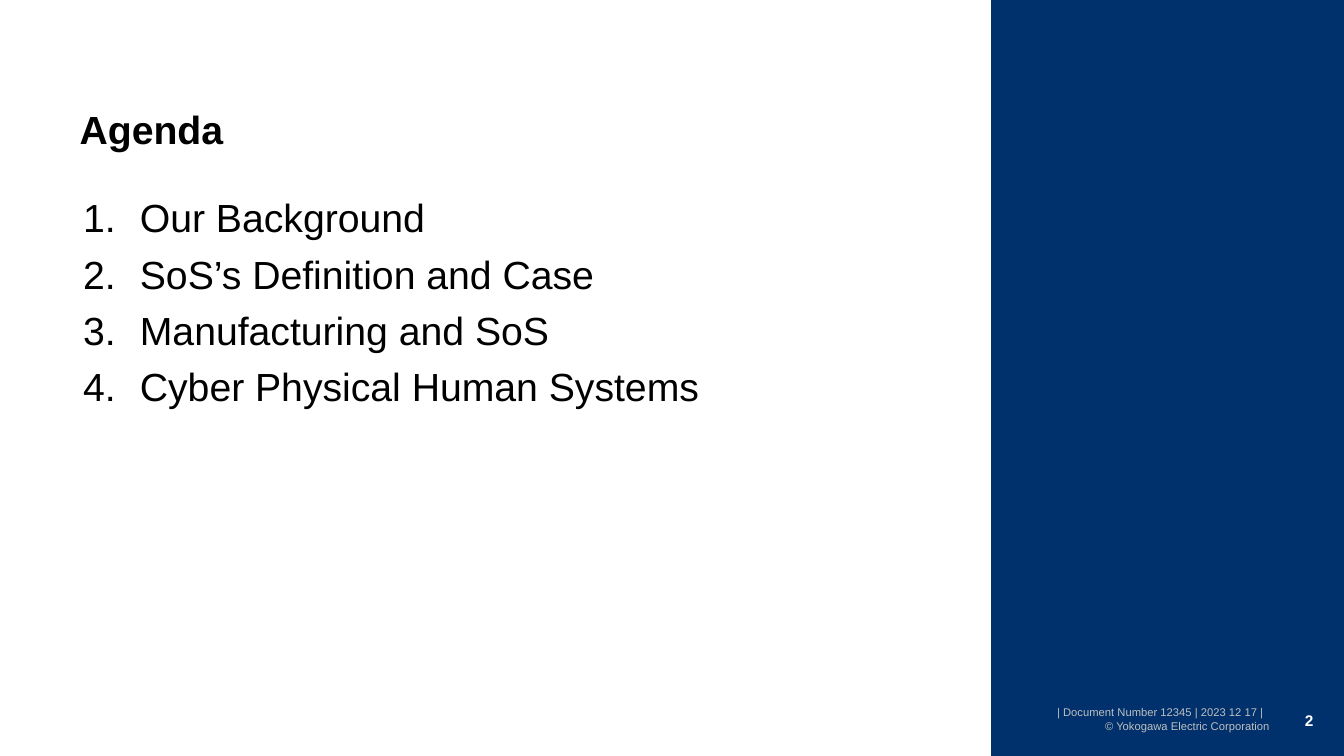
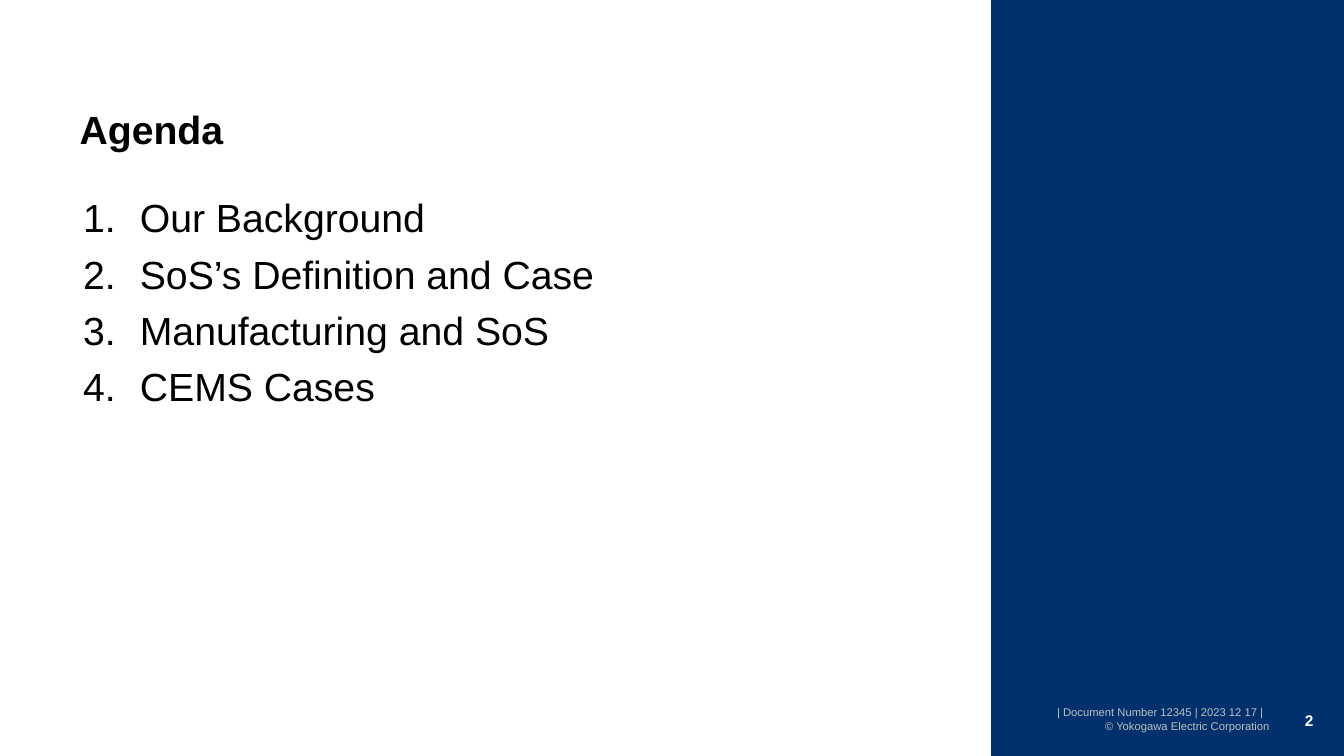
Before and after one commit to watarukumagai-git/opt, a slide deck: slide 2 of SoS/240322_SoS_kumagai.pptx. Drawn at 1344x756 pixels with LibreOffice and Linux fonts; fonts in the diff are those of the drawing; background and template pictures are left out. Boxes give left, top, right and bottom in pixels: in the first picture for what was removed or moved away, otherwise in the second. Text is boxed around its words. In the diff, an @@ line names an element or a change of style, - is before the commit and + after.

```diff
--- a/SoS/240322_SoS_kumagai.pptx
+++ b/SoS/240322_SoS_kumagai.pptx
@@ text at [140, 373, 375, 402]: text changed @@
-4. Cyber Physical Human Systems
+4. CEMS Cases
```
Also in this commit, not shown: 9 other slides changed, 2 slides added, 2 slides removed.
